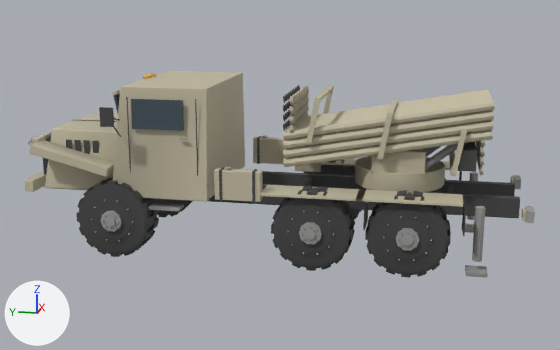
A saved change to the glTF model assets/models/rus_mlrs_grad.glb.
The view is the same before and after, from a 50 mm lens placed at (-12.06, -2.29, 4.14), pointed at (-0.03, 0.12, 1.13). Lighting does not change. The marker at lower left points along +X, +Y and +Z. The picture after the commit comes second. Vertices at exactly the same position are counted once.

Names of what the first picture shows: 'barrel', 'body', 'turret', 'wheel_0', 'wheel_1', 'wheel_2', 'wheel_3', 'wheel_4'.
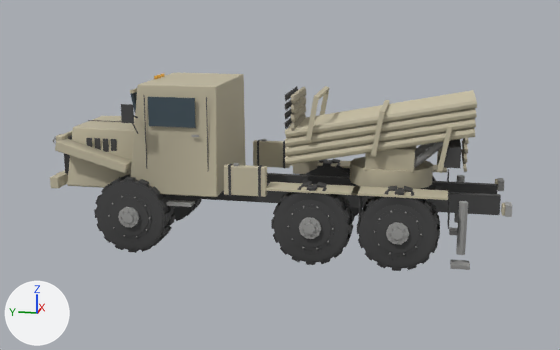
Changed parts and their boxes [x1, y1, x2, y2] in the pictures (560 x 350 px):
'body', rescaled (9% narrower): before [25, 71, 535, 278]; after [50, 73, 512, 270]
'barrel', rescaled (9% narrower): before [283, 85, 495, 176]; after [285, 86, 477, 173]
'wheel_4', moved: before [365, 190, 451, 278]; after [357, 186, 440, 271]
'wheel_0', moved: before [76, 177, 159, 257]; after [94, 174, 175, 253]
'wheel_2', moved: before [271, 185, 355, 271]; after [271, 181, 354, 265]
'turret', rescaled (9% narrower): before [355, 144, 457, 192]; after [350, 142, 443, 189]
'wheel_3', moved: before [304, 159, 362, 219]; after [300, 158, 359, 221]
'wheel_1', moved: before [153, 199, 193, 217]; after [170, 197, 202, 221]

Diff of the bpy script that builds the scene:
```diff
--- a/assets/models/rus_mlrs_grad.glb.py
+++ b/assets/models/rus_mlrs_grad.glb.py
@@ me_barrel @@
 # used by ob_barrel; location = (0.0, -3.0, 1.8)
-me_barrel.from_pydata(...)  # 2664 vertices, 4636 faces; spans x -0.79..0.79, y -0.14..2.94, z -0.39..0.72
+me_barrel.from_pydata(...)  # 2664 vertices, 4636 faces; spans x -0.61..0.61, y -0.13..2.72, z -0.39..0.72
+# me_barrel part 1: the whole mesh is scaled about the mesh origin by (0.774, 0.925, 1)
 me_barrel.materials.append(mat_paint_rus)
@@ me_body @@
 # used by ob_body; location = (0.0, 0.0, 0.0)
-me_body.from_pydata(...)  # 1472 vertices, 2440 faces; spans x -1.55..1.55, y -3.74..4.21, z 0.05..2.71
+me_body.from_pydata(...)  # 1472 vertices, 2440 faces; spans x -1.2..1.2, y -3.46..3.9, z 0.05..2.71
+# me_body part 2: the whole mesh is scaled about the mesh origin by (0.774, 0.925, 1)
 me_body.materials.append(mat_dark)
@@ me_turret @@
 # used by ob_turret; location = (0.0, -1.8, 1.1)
-me_turret.from_pydata(...)  # 120 vertices, 220 faces; spans x -0.7..0.7, y -0.87..0.7, z 0.0..0.78
+me_turret.from_pydata(...)  # 120 vertices, 220 faces; spans x -0.54..0.54, y -0.81..0.65, z 0.0..0.78
+# me_turret part 3: the whole mesh is scaled about the mesh origin by (0.774, 0.925, 1)
 me_turret.materials.append(mat_paint_rus)
@@ ob_barrel @@
 ob_barrel = bpy.data.objects.new('barrel', me_barrel)
-ob_barrel.location = (0.0, -3.0, 1.8)
+ob_barrel.location = (0.0, -2.77, 1.8)
@@ ob_turret @@
 ob_turret = bpy.data.objects.new('turret', me_turret)
-ob_turret.location = (0.0, -1.8, 1.1)
+ob_turret.location = (0.0, -1.67, 1.1)
@@ ob_wheel_0 @@
 ob_wheel_0 = bpy.data.objects.new('wheel_0', me_wheel_0)
-ob_wheel_0.location = (-1.08, 2.5, 0.6)
+ob_wheel_0.location = (-0.84, 2.31, 0.6)
@@ ob_wheel_1 @@
 ob_wheel_1 = bpy.data.objects.new('wheel_1', me_wheel_1)
-ob_wheel_1.location = (1.08, 2.5, 0.6)
+ob_wheel_1.location = (0.84, 2.31, 0.6)
@@ ob_wheel_2 @@
 ob_wheel_2 = bpy.data.objects.new('wheel_2', me_wheel_2)
-ob_wheel_2.location = (-1.08, -0.6, 0.6)
+ob_wheel_2.location = (-0.84, -0.56, 0.6)
@@ ob_wheel_3 @@
 ob_wheel_3 = bpy.data.objects.new('wheel_3', me_wheel_3)
-ob_wheel_3.location = (1.08, -0.6, 0.6)
+ob_wheel_3.location = (0.84, -0.56, 0.6)
@@ ob_wheel_4 @@
 ob_wheel_4 = bpy.data.objects.new('wheel_4', me_wheel_4)
-ob_wheel_4.location = (-1.08, -2.0, 0.6)
+ob_wheel_4.location = (-0.84, -1.85, 0.6)
```
